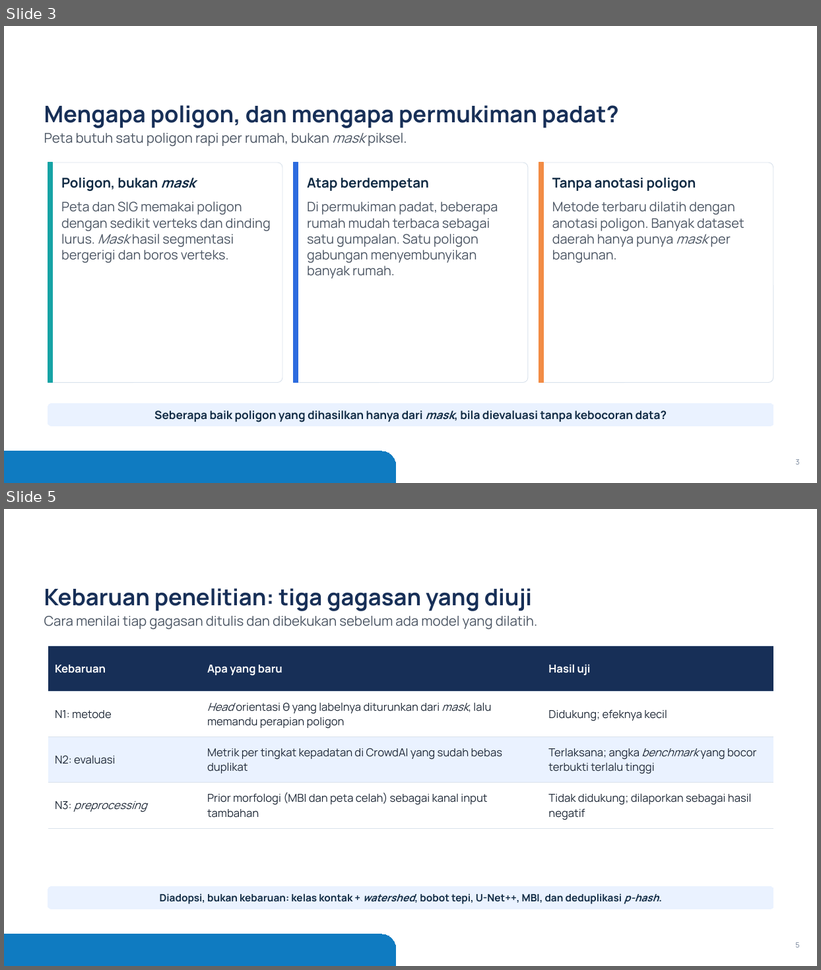
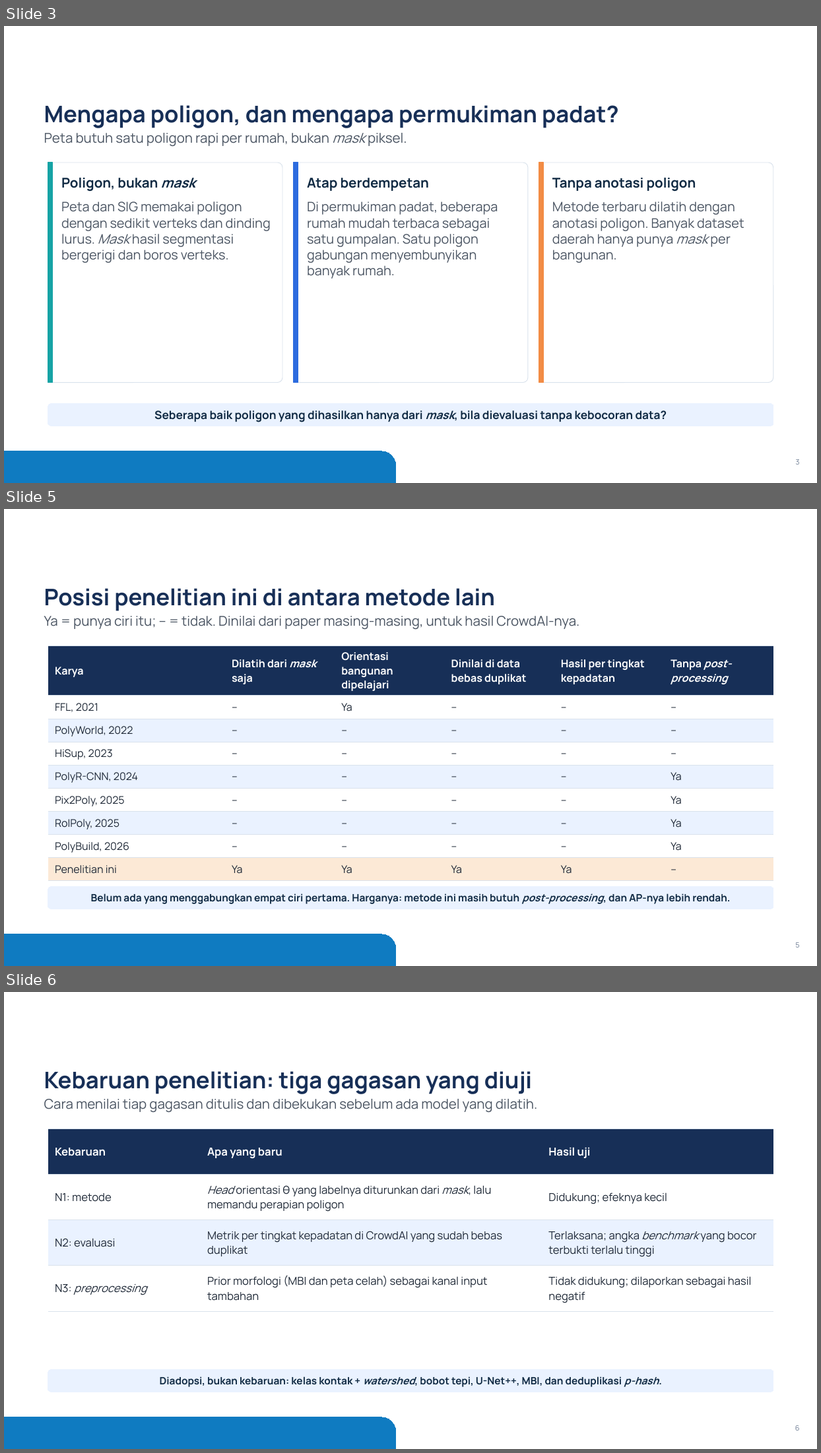
Before and after one commit to mahathirmuh/building-footprint-extraction, a slide deck: slides/densepoly.pptx. Shown one above the other, each under a label of ours: slides 3 and 5 before the commit, slides 3, 5 and 6 after it; the slides between them are not shown. The pictures are 821x970 and 821x1453 pixels, drawn with LibreOffice and Linux fonts; fonts in the diff are those of the drawing; background and template pictures are left out. Boxes give left, top, right and bottom in pixels: in the first picture for what was removed or moved away, otherwise in the second. Text is boxed around its words. In the diff, an @@ line names an element or a change of style, - is before the commit and + after.

Commit message:
Deck: positioning table, label examples, per-density comparison, before/after figure, next steps
scripts/figures.py gains --before-after (image, raw contours of B4, regularized polygons of B5, ground truth) and
--labels-excerpt (two rows of the QA figure of the labels). The deck has 32 slides.

```diff
--- a/slides/densepoly.pptx
+++ b/slides/densepoly.pptx
@@ slide 5 added at bbox=[4, 509, 817, 966], background #FFFFFF; not listed: 1 template element that a slide beside it also shows @@
@@ title added at bbox=[44, 588, 495, 611], 27 pt, text #172F57, bold @@
+Posisi penelitian ini di antara metode lain
@@ text added at bbox=[44, 616, 580, 629], 16 pt, text #4B5563 @@
+Ya = punya ciri itu; – = tidak. Dinilai dari paper masing-masing, untuk hasil CrowdAI-nya.
@@ table added at bbox=[48, 646, 773, 877], 9 rows, 6 columns @@
+Karya | Dilatih dari mask saja | Orientasi bangunan dipelajari | Dinilai di data bebas duplikat | Hasil per tingkat kepadatan | Tanpa post-processing
+FFL, 2021 | – | Ya | – | – | –
+PolyWorld, 2022 | – | – | – | – | –
+HiSup, 2023 | – | – | – | – | –
+PolyR-CNN, 2024 | – | – | – | – | Ya
+Pix2Poly, 2025 | – | – | – | – | Ya
+RoIPoly, 2025 | – | – | – | – | Ya
+PolyBuild, 2026 | – | – | – | – | Ya
+Penelitian ini | Ya | Ya | Ya | Ya | –
@@ rounded rectangle added at bbox=[48, 887, 773, 909], fill #EAF2FF, outline #EAF2FF 0.75 pt, 12 pt, text #102A43, bold @@
+Belum ada yang menggabungkan empat ciri pertama. Harganya: metode ini masih butuh post-processing, dan AP-nya lebih rendah.
@@ page number added at bbox=[795, 943, 799, 948], 8.5 pt, text #718096 @@
+5
@@ what was slide 5 is now slide 6 @@
```
Also in this commit, not shown: 4 slides changed, 4 other slides added, 7 other files.
